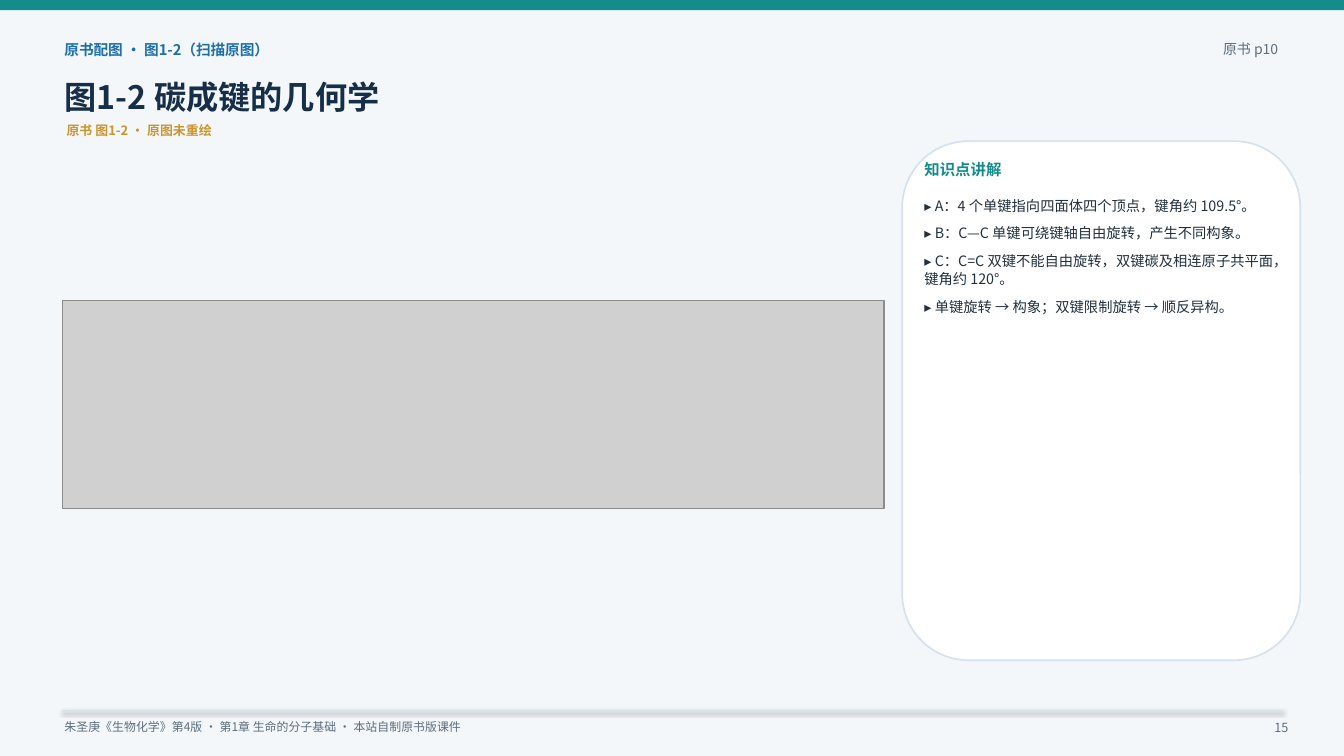
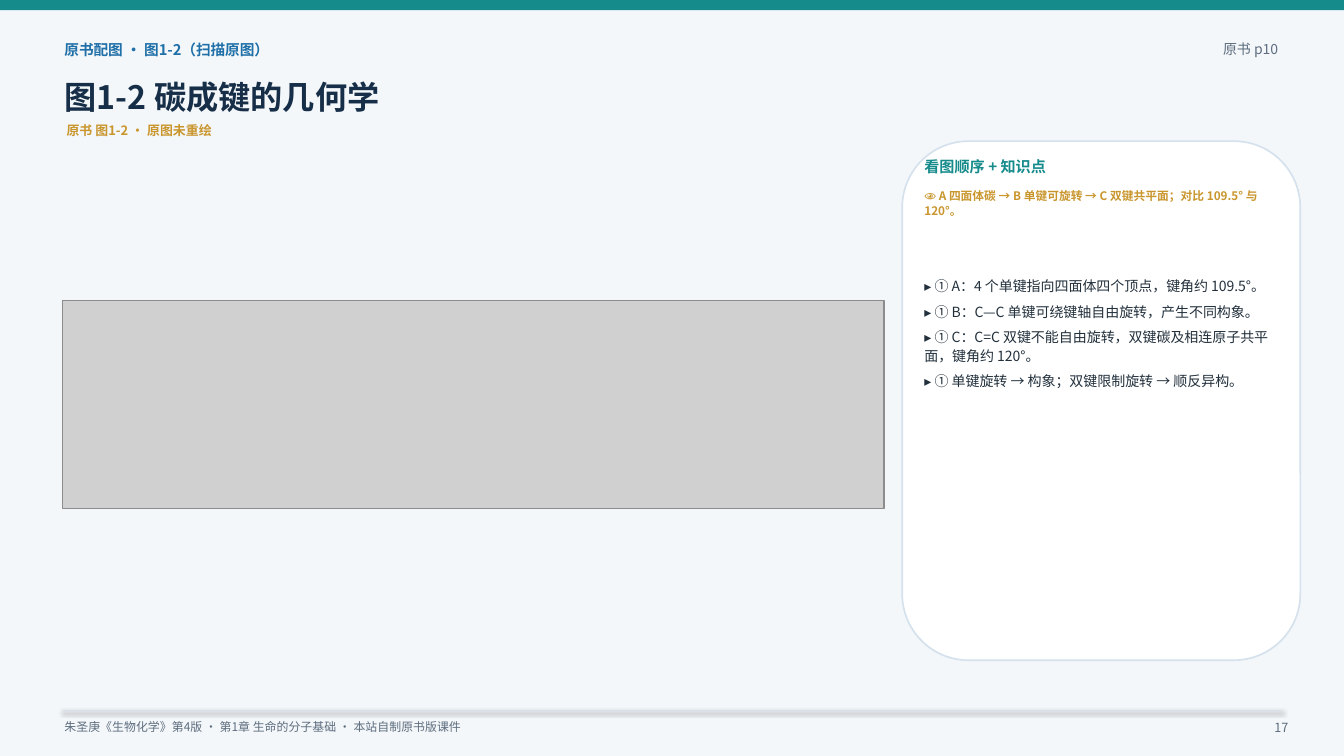
Before and after one commit to newkan-li/Biochemistry, a slide deck: slide 17 of downloads/bc01-original-style.pptx (slide 15 before the commit). Drawn at 1344x756 pixels with LibreOffice and Linux fonts; fonts in the diff are those of the drawing; grey boxes stand for pictures. Boxes give left, top, right and bottom in pixels: in the first picture for what was removed or moved away, otherwise in the second. Text is boxed around its words. In the diff, an @@ line names an element or a change of style, - is before the commit and + after.

```diff
--- a/downloads/bc01-original-style.pptx
+++ b/downloads/bc01-original-style.pptx
@@ text at (924, 157, 1046, 177): text changed; size 11 to 10.8 pt @@
-知识点讲解
+看图顺序 + 知识点
@@ text added at (924, 190, 1258, 216), 8.4 pt, text #C9962E, bold @@
+👁 A 四面体碳 → B 单键可旋转 → C 双键共平面；对比 109.5° 与 120°。
@@ text at (924, 279, 1268, 388): text changed; size 10.2 to 10 pt @@
-▸ A：4 个单键指向四面体四个顶点，键角约 109.5°。
-▸ B：C—C 单键可绕键轴自由旋转，产生不同构象。
-▸ C：C=C 双键不能自由旋转，双键碳及相连原子共平面，键角约 120°。
-▸ 单键旋转 → 构象；双键限制旋转 → 顺反异构。
+▸ ① A：4 个单键指向四面体四个顶点，键角约 109.5°。
+▸ ① B：C—C 单键可绕键轴自由旋转，产生不同构象。
+▸ ① C：C=C 双键不能自由旋转，双键碳及相连原子共平面，键角约 120°。
+▸ ① 单键旋转 → 构象；双键限制旋转 → 顺反异构。
@@ text at (1274, 723, 1288, 732): text changed @@
-15
+17
```
Also in this commit, not shown: 54 other slides changed, 12 slides added, 59 other files.
